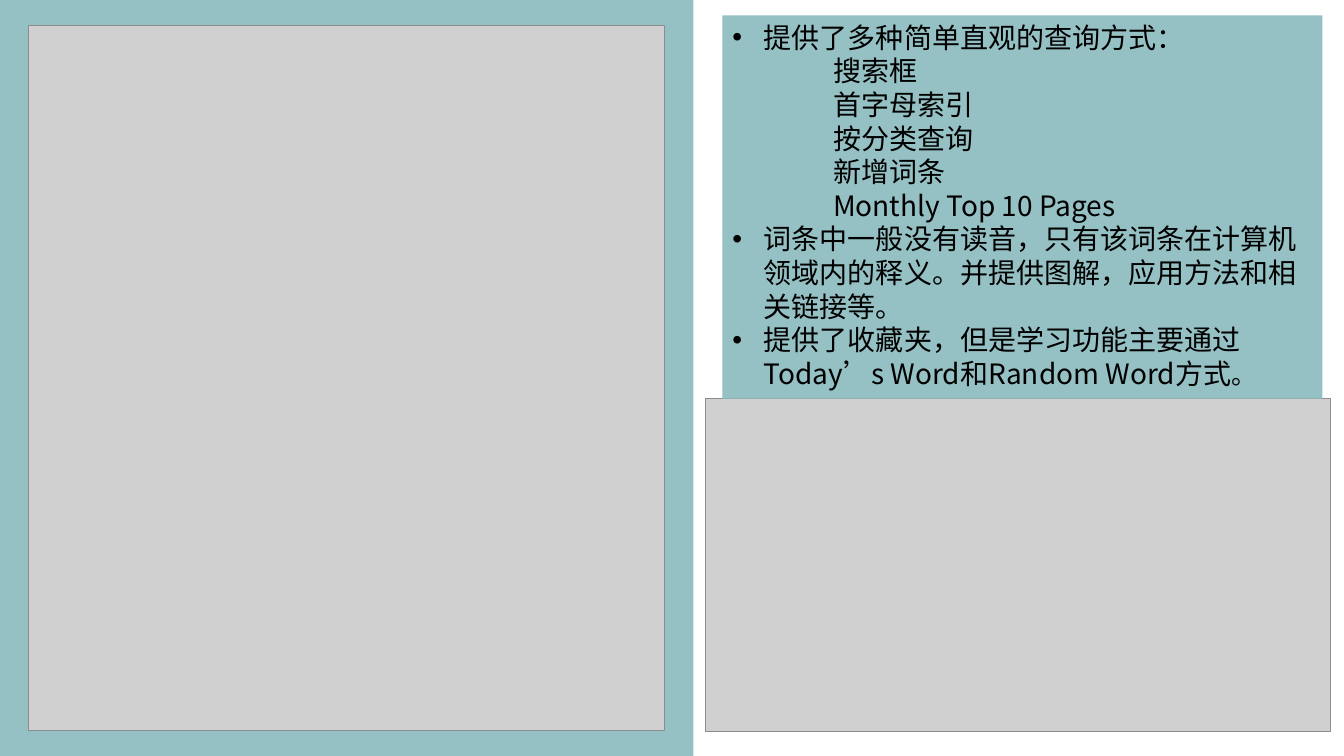
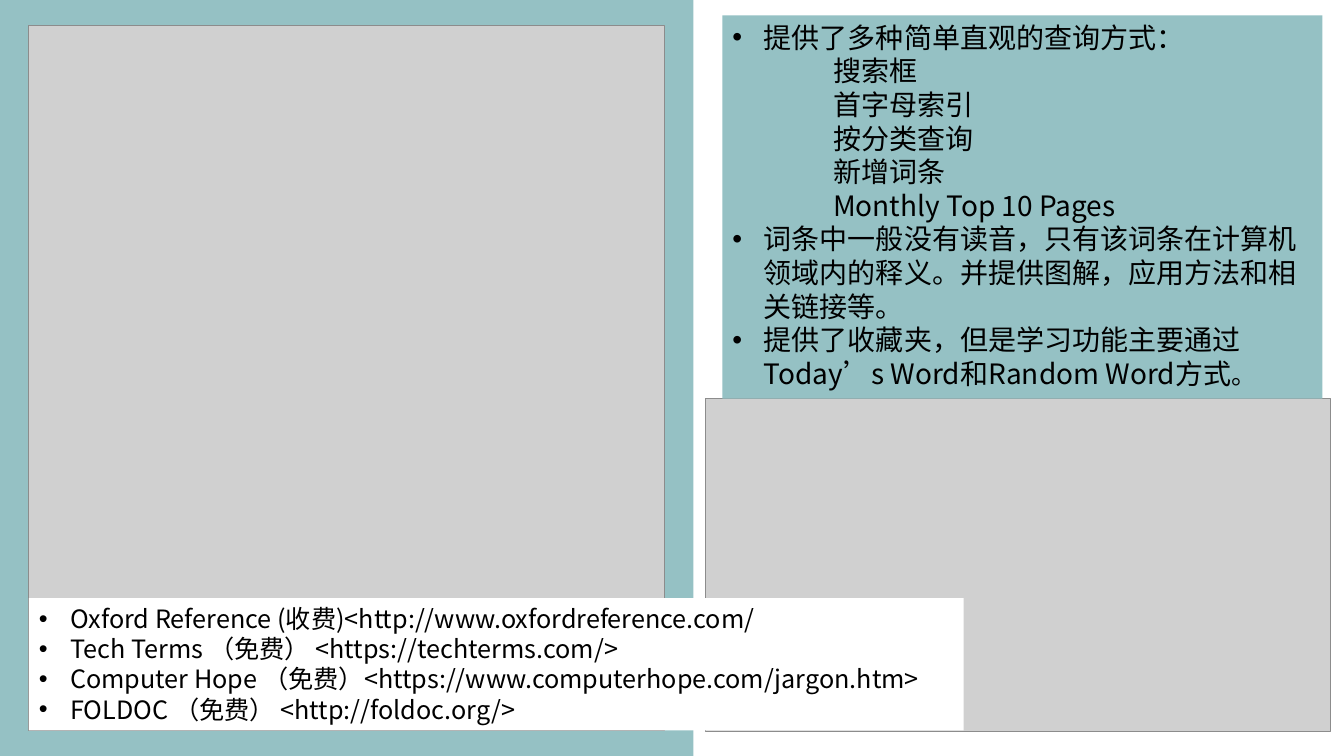
Before and after one commit to peijiawen98/TLK_1107, a slide deck: slide 8 of 电子词典需求分析.pptx. Drawn at 1344x756 pixels with LibreOffice and Linux fonts; fonts in the diff are those of the drawing; grey boxes stand for pictures. Boxes give left, top, right and bottom in pixels: in the first picture for what was removed or moved away, otherwise in the second. Text is boxed around its words. In the diff, an @@ line names an element or a change of style, - is before the commit and + after.

```diff
--- a/电子词典需求分析.pptx
+++ b/电子词典需求分析.pptx
@@ rectangle added at box(29, 599, 964, 731), fill #FFFFFF, 18 pt, text #000000 @@
+• Oxford Reference (收费)<http://www.oxfordreference.com/
+• Tech Terms （免费） <https://techterms.com/>
+• Computer Hope （免费）<https://www.computerhope.com/jargon.htm>
+• FOLDOC （免费） <http://foldoc.org/>
```
Also in this commit, not shown: 2 other slides changed.
